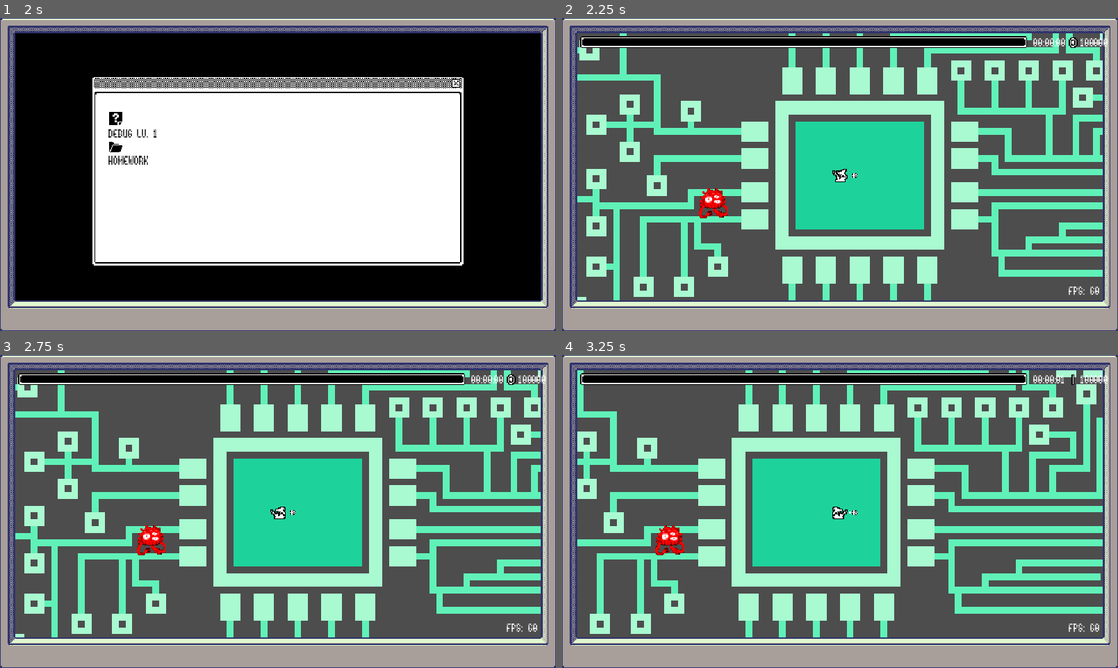
Above: before the commit, frames 1-4 (two rows, left to right).
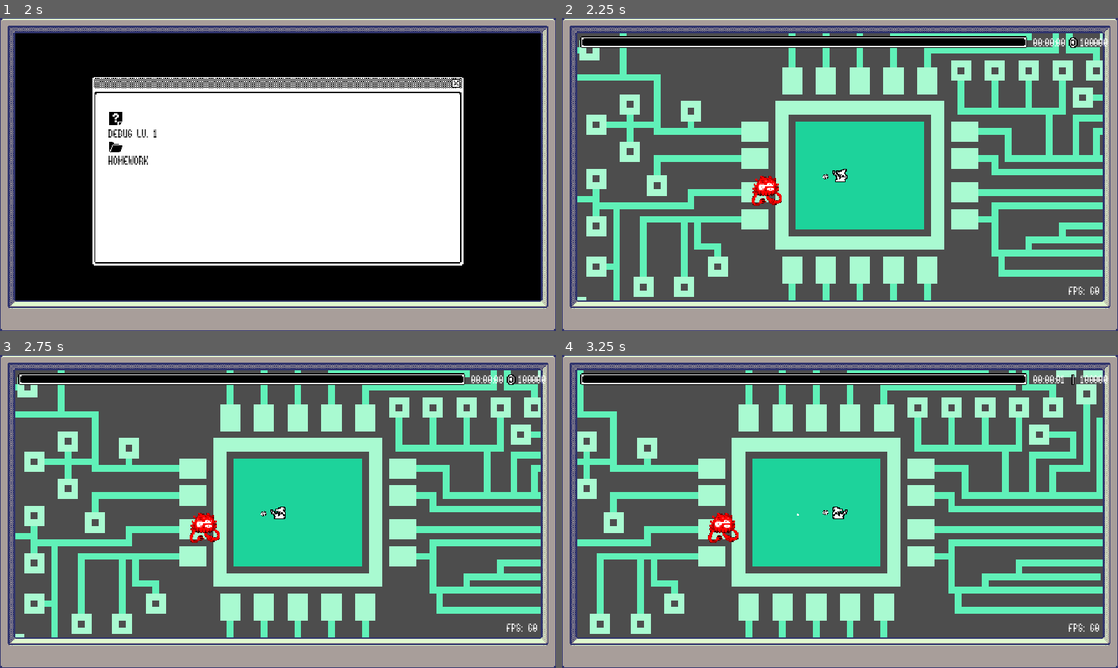
Above: after the commit, the same moments.

Repository: DefineSleep/1bit_bug_destroyer
Game: Godot game, scene res://main menu/main_menu.tscn
Same seed, same stepped clock (60 frames per second), same inputs: the game is played once before the commit and once after it.
Inputs (mouse positions are in pixels of both pictures, inside the frame that each line leads up to):
- Up to frame 1 (2 s): click (239, 146) at 0.5 s; click "DEBUG SYSTEM" at 1.25 s
- Up to frame 2 (2.25 s): click (695, 118) at 2 s
- Up to frame 3 (2.75 s): no input
- Up to frame 4 (3.25 s): hold D (right) from 2.78 s (still down)

Frame 1 is identical in both runs. In frame 2, 0.7% of the frame differs, in the area x 24-54%, y 49-64%; in frame 3, 0.7%; in frame 4, 0.7%, in the area x 16-54%, y 49-64%.

Commit message:
making boss

Diff:
--- a/Global.gd
+++ b/Global.gd
@@ -19,6 +19,14 @@
 	"base_health" : 100,
 	"movement_speed" : 50
 }
+
+
+var enemy_boss_data : Dictionary = {
+
+
+}
+
+
 
 
 var all_bullets : Dictionary = {}
--- a/boss_1.tscn
+++ /dev/null
@@ -1,19 +0,0 @@
-[gd_scene load_steps=4 format=3 uid="uid://b5h3idwuj6vjs"]
-
-[ext_resource type="Texture2D" uid="uid://bmv3lmc8iqprc" path="res://ASSETS/Monochrome Dungeon Crawler RealSize.png" id="1_rs620"]
-
-[sub_resource type="RectangleShape2D" id="RectangleShape2D_lr0yb"]
-size = Vector2(27, 24)
-
-[sub_resource type="AtlasTexture" id="AtlasTexture_7cgnd"]
-atlas = ExtResource("1_rs620")
-region = Rect2(128, 49, 31.8651, 31)
-
-[node name="boss_1" type="CharacterBody2D"]
-
-[node name="CollisionShape2D" type="CollisionShape2D" parent="."]
-position = Vector2(0.5, 2)
-shape = SubResource("RectangleShape2D_lr0yb")
-
-[node name="Sprite2D" type="Sprite2D" parent="."]
-texture = SubResource("AtlasTexture_7cgnd")
--- /dev/null
+++ b/enemy_boss.gd
@@ -0,0 +1,14 @@
+extends CharacterBody2D
+@onready var collision_shape_2d: CollisionShape2D = $CollisionShape2D
+@onready var health_bar: ProgressBar = $health_bar
+
+
+
+
+
+func _ready() -> void:
+	pass
+
+
+func _process(delta: float) -> void:
+	pass
--- /dev/null
+++ b/enemy_boss.tscn
@@ -0,0 +1,42 @@
+[gd_scene load_steps=8 format=3 uid="uid://c7fsubhbvj80l"]
+
+[ext_resource type="Script" path="res://enemy_boss.gd" id="1_rcqd0"]
+[ext_resource type="Texture2D" uid="uid://bmv3lmc8iqprc" path="res://ASSETS/Monochrome Dungeon Crawler RealSize.png" id="2_g5784"]
+
+[sub_resource type="AtlasTexture" id="AtlasTexture_bhm5e"]
+atlas = ExtResource("2_g5784")
+region = Rect2(129, 49, 31, 31)
+
+[sub_resource type="RectangleShape2D" id="RectangleShape2D_ho2ks"]
+size = Vector2(10.971, 8)
+
+[sub_resource type="StyleBoxFlat" id="StyleBoxFlat_yyqlm"]
+bg_color = Color(1, 1, 1, 1)
+
+[sub_resource type="StyleBoxFlat" id="StyleBoxFlat_emt6m"]
+bg_color = Color(0, 0, 0, 1)
+
+[sub_resource type="Theme" id="Theme_vlitm"]
+ProgressBar/styles/background = SubResource("StyleBoxFlat_yyqlm")
+ProgressBar/styles/fill = SubResource("StyleBoxFlat_emt6m")
+
+[node name="enemy_boss" type="CharacterBody2D" groups=["enemy"]]
+scale = Vector2(1.00264, 1)
+collision_layer = 2
+collision_mask = 3
+script = ExtResource("1_rcqd0")
+
+[node name="Sprite2D" type="Sprite2D" parent="."]
+texture = SubResource("AtlasTexture_bhm5e")
+
+[node name="CollisionShape2D" type="CollisionShape2D" parent="."]
+position = Vector2(0.498683, 0)
+shape = SubResource("RectangleShape2D_ho2ks")
+
+[node name="health_bar" type="ProgressBar" parent="."]
+offset_left = -6.0
+offset_top = -6.0
+offset_right = 7.0
+offset_bottom = -5.0
+theme = SubResource("Theme_vlitm")
+show_percentage = false
--- a/level_1.tscn
+++ b/level_1.tscn
@@ -9,7 +9,7 @@
 [ext_resource type="PackedScene" uid="uid://irb4v5qb15df" path="res://coin.tscn" id="7_g4j3w"]
 [ext_resource type="Script" path="res://control.gd" id="8_rnwoi"]
 [ext_resource type="Theme" uid="uid://c8x8ln26cthvb" path="res://unvis_button.tres" id="9_rm18q"]
-[ext_resource type="PackedScene" uid="uid://b5h3idwuj6vjs" path="res://boss_1.tscn" id="10_i17ht"]
+[ext_resource type="PackedScene" uid="uid://c7fsubhbvj80l" path="res://enemy_boss.tscn" id="10_cbcew"]
 
 [sub_resource type="TileSetAtlasSource" id="TileSetAtlasSource_h8h3n"]
 texture = ExtResource("2_wakbw")
@@ -2880,7 +2880,7 @@
 point_count = 7
 
 [sub_resource type="RectangleShape2D" id="RectangleShape2D_khpwa"]
-size = Vector2(984, 20)
+size = Vector2(985.89, 28.2701)
 
 [node name="level_1" type="Node2D"]
 script = ExtResource("1_q6p6i")
@@ -2890,8 +2890,8 @@
 tile_set = SubResource("TileSet_wkbhf")
 
 [node name="player" parent="." groups=["player"] instance=ExtResource("2_l8aby")]
-collision_layer = 7
-collision_mask = 7
+collision_layer = 5
+collision_mask = 5
 
 [node name="Camera2D" type="Camera2D" parent="player"]
 z_index = 1
@@ -3135,15 +3135,31 @@
 
 [node name="StaticBody2D" type="StaticBody2D" parent="."]
 position = Vector2(-463, -479)
-collision_layer = 7
-collision_mask = 7
+collision_layer = 4
+collision_mask = 4
 
 [node name="CollisionShape2D" type="CollisionShape2D" parent="StaticBody2D"]
-position = Vector2(496, 406)
+position = Vector2(485, 2)
 shape = SubResource("RectangleShape2D_khpwa")
 
-[node name="boss_1" parent="." instance=ExtResource("10_i17ht")]
-position = Vector2(-132, 30)
+[node name="CollisionShape2D2" type="CollisionShape2D" parent="StaticBody2D"]
+position = Vector2(480, 960)
+shape = SubResource("RectangleShape2D_khpwa")
+
+[node name="CollisionShape2D3" type="CollisionShape2D" parent="StaticBody2D"]
+position = Vector2(7.12857, 506.028)
+rotation = -1.57742
+scale = Vector2(1, 1)
+shape = SubResource("RectangleShape2D_khpwa")
+
+[node name="CollisionShape2D4" type="CollisionShape2D" parent="StaticBody2D"]
+position = Vector2(963, 484)
+rotation = -1.57742
+scale = Vector2(1, 1)
+shape = SubResource("RectangleShape2D_khpwa")
+
+[node name="enemy_boss" parent="StaticBody2D" instance=ExtResource("10_cbcew")]
+position = Vector2(387, 496)
 
 [connection signal="health_depleted" from="player" to="." method="_on_player_health_depleted"]
 [connection signal="timeout" from="player/spawn_timer" to="." method="_on_spawn_timer_timeout"]
--- a/player.tscn
+++ b/player.tscn
@@ -27,10 +27,10 @@
 }]
 
 [sub_resource type="CircleShape2D" id="CircleShape2D_fd2kt"]
-radius = 4.0
+radius = 5.0
 
 [sub_resource type="CircleShape2D" id="CircleShape2D_2n1lw"]
-radius = 6.0
+radius = 9.05539
 
 [node name="player" type="CharacterBody2D"]
 script = ExtResource("1_it33t")
@@ -41,13 +41,12 @@
 
 [node name="CollisionShape2D" type="CollisionShape2D" parent="."]
 shape = SubResource("CircleShape2D_fd2kt")
-disabled = true
 
 [node name="direction_arrow" parent="." instance=ExtResource("3_ypqih")]
 
 [node name="hurt_box" type="Area2D" parent="."]
 unique_name_in_owner = true
-collision_layer = 0
+collision_layer = 2
 collision_mask = 2
 
 [node name="CollisionShape2D" type="CollisionShape2D" parent="hurt_box"]
Not shown, added: .DS_Store
